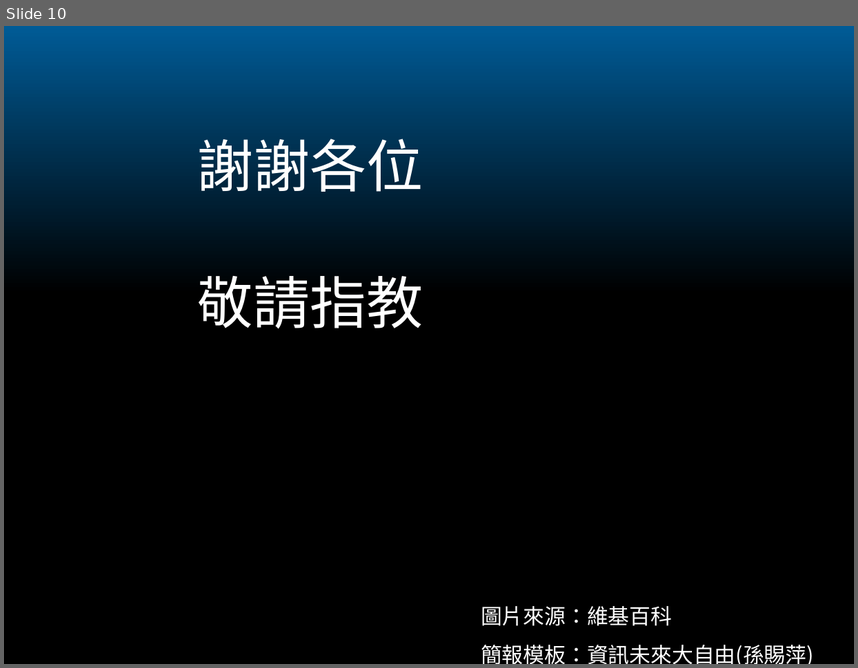
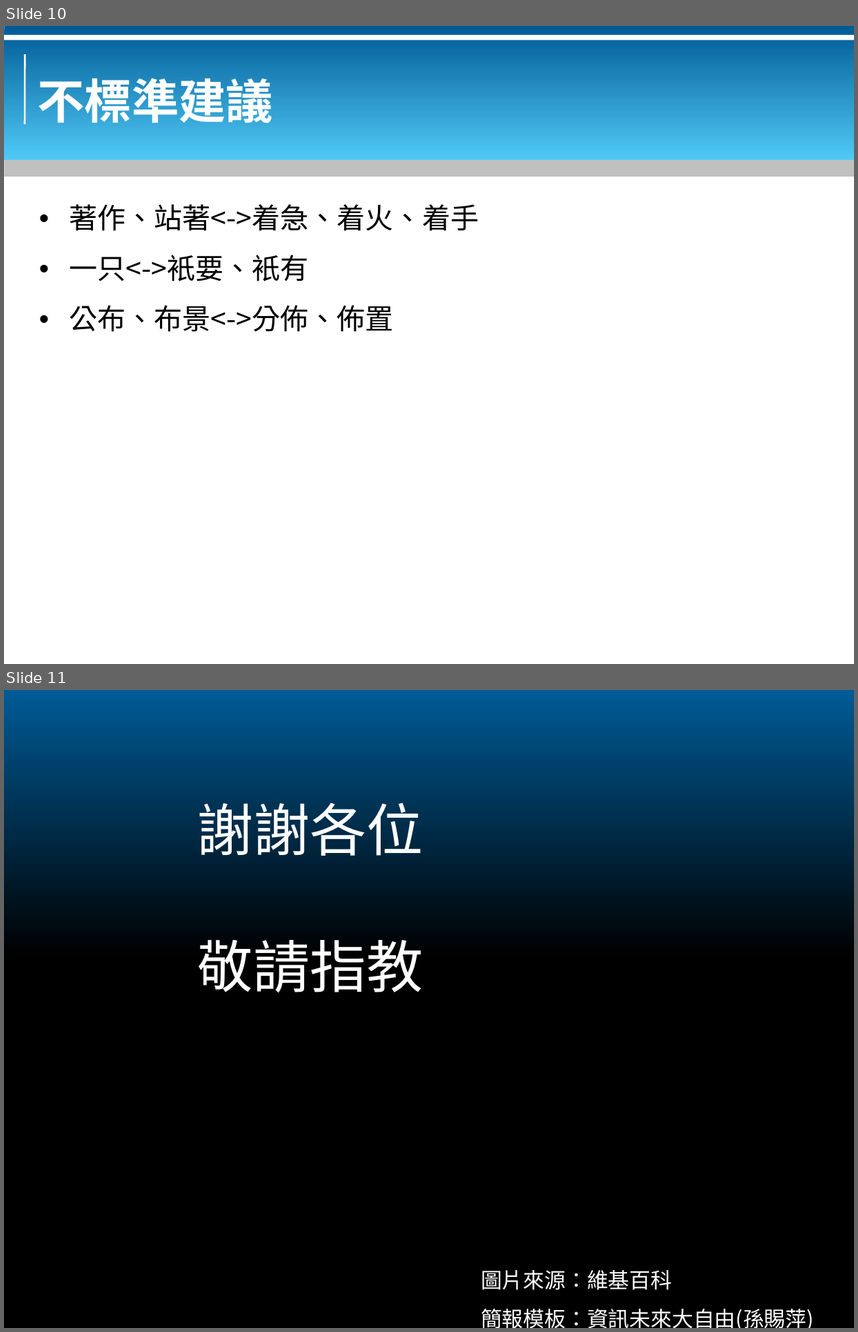
Before and after one commit to bluebat/.presentations, a slide deck: use-nonstandard-hanzi.odp. Shown one above the other, each under a label of ours: slide 10 before the commit, slides 10 and 11 after it. The pictures are 858x668 and 858x1332 pixels, drawn with LibreOffice and Linux fonts; fonts in the diff are those of the drawing; background and template pictures are left out. Boxes give left, top, right and bottom in pixels: in the first picture for what was removed or moved away, otherwise in the second. Text is boxed around its words. In the diff, an @@ line names an element or a change of style, - is before the commit and + after.

```diff
--- a/use-nonstandard-hanzi.odp
+++ b/use-nonstandard-hanzi.odp
@@ slide 10 added at bbox=[4, 26, 854, 664], background #FFFFFF @@
@@ rectangle added at bbox=[4, 26, 854, 159], fill gradient #005B96 to #4FC9F5 @@
@@ rectangle added at bbox=[4, 36, 854, 40], fill #FFFFFF @@
@@ freeform shape added at bbox=[25, 54, 25, 124], outline #FFFFFF 1.5 pt @@
@@ title added at bbox=[38, 70, 274, 123], 40 pt, text #FFFFFF, bold @@
+不標準建議
@@ rectangle added at bbox=[4, 159, 854, 176], fill #C0C0C0 @@
@@ text added at bbox=[69, 204, 479, 332], 24 pt, text #000000 @@
+• 著作、站著<->着急、着火、着手
+• 一只<->衹要、衹有
+• 公布、布景<->分佈、佈置
@@ rectangle added at bbox=[690, 561, 854, 664], fill #FFFFFF @@
@@ what was slide 10 is now slide 11 @@
```
Also in this commit, not shown: 5 slides changed, 2 other files.
